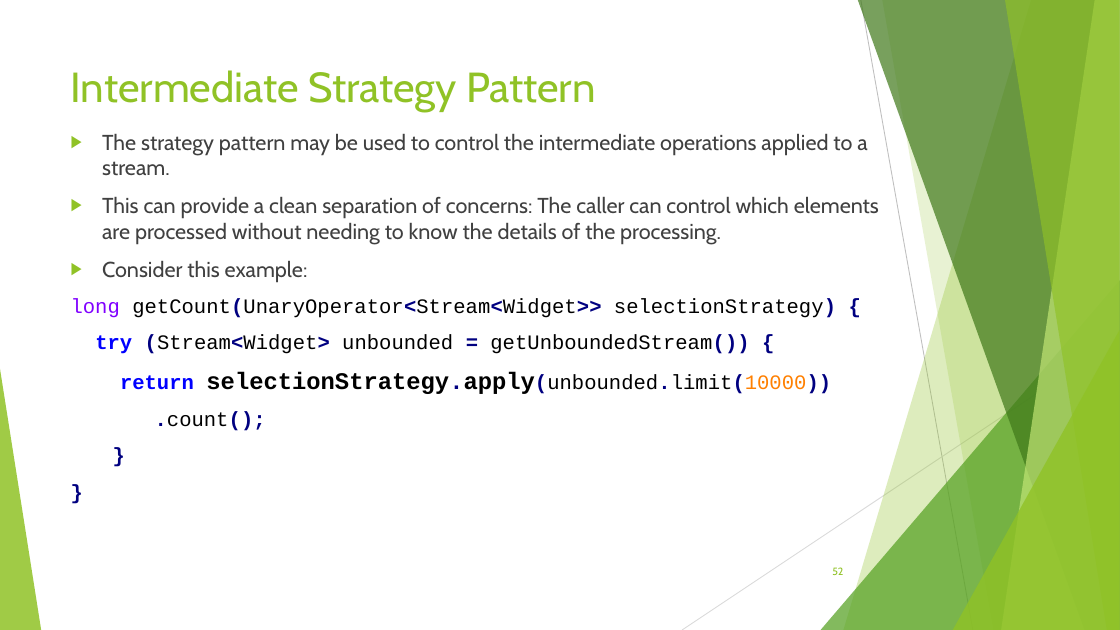
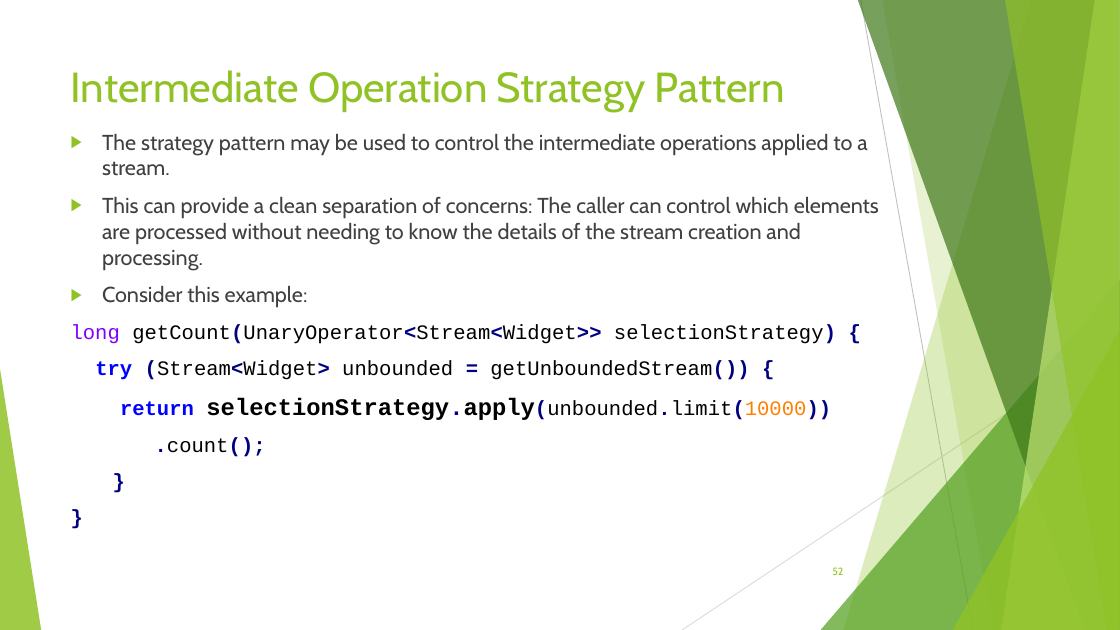
Before and after one commit to RichardRoda/2017-CodePaLOUsa-Lambda, a slide deck: slide 52 of Learning to Love the Lambda in the Stream.pptx. Drawn at 1120x630 pixels with LibreOffice and Linux fonts; fonts in the diff are those of the drawing. Boxes give left, top, right and bottom in pixels: in the first picture for what was removed or moved away, otherwise in the second. Text is boxed around its words. In the diff, an @@ line names an element or a change of style, - is before the commit and + after.

Commit message:
Clean up takeWhile and dropWhile slides.  Update .pdf with latest changes.

```diff
--- a/Learning to Love the Lambda in the Stream.pptx
+++ b/Learning to Love the Lambda in the Stream.pptx
@@ title at (71,70,785,112): text changed @@
-Intermediate Strategy Pattern
+Intermediate Operation Strategy Pattern
@@ text at (102,197,879,271): text changed @@
-▶ This can provide a clean separation of concerns: The caller can control which elements are processed without needing to know the details of the processing.
+▶ This can provide a clean separation of concerns: The caller can control which elements are processed without needing to know the details of the stream creation and processing.
```
Also in this commit, not shown: 8 other slides changed, 1 other file.
